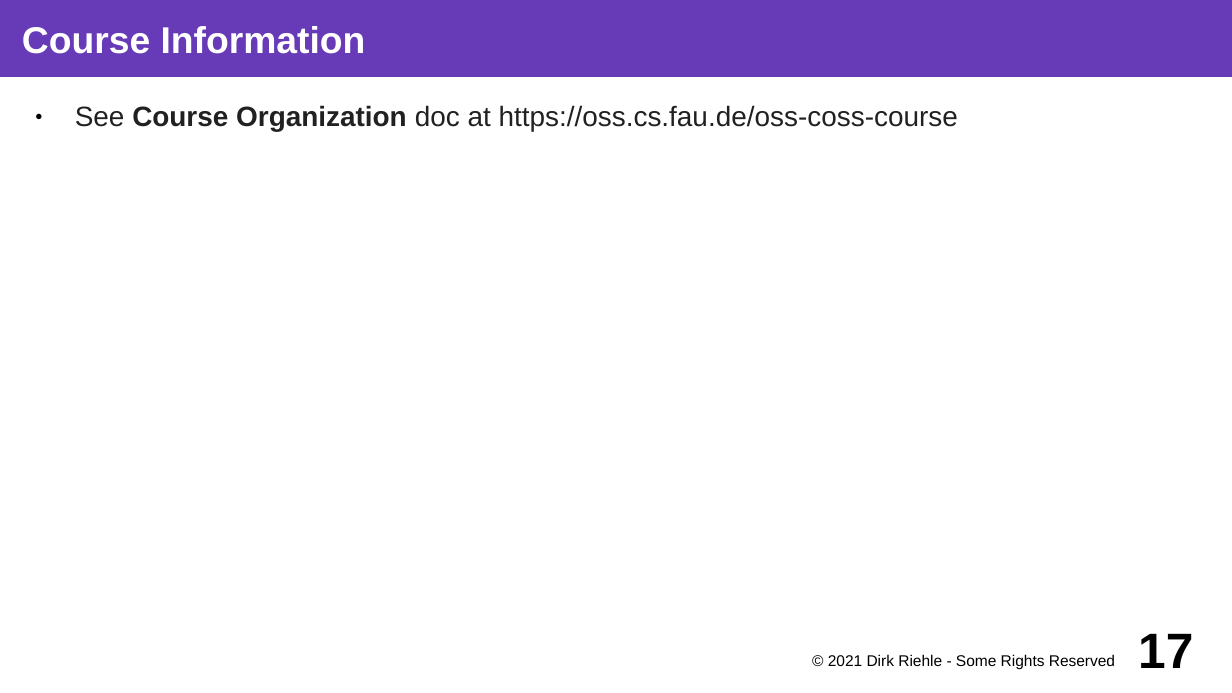
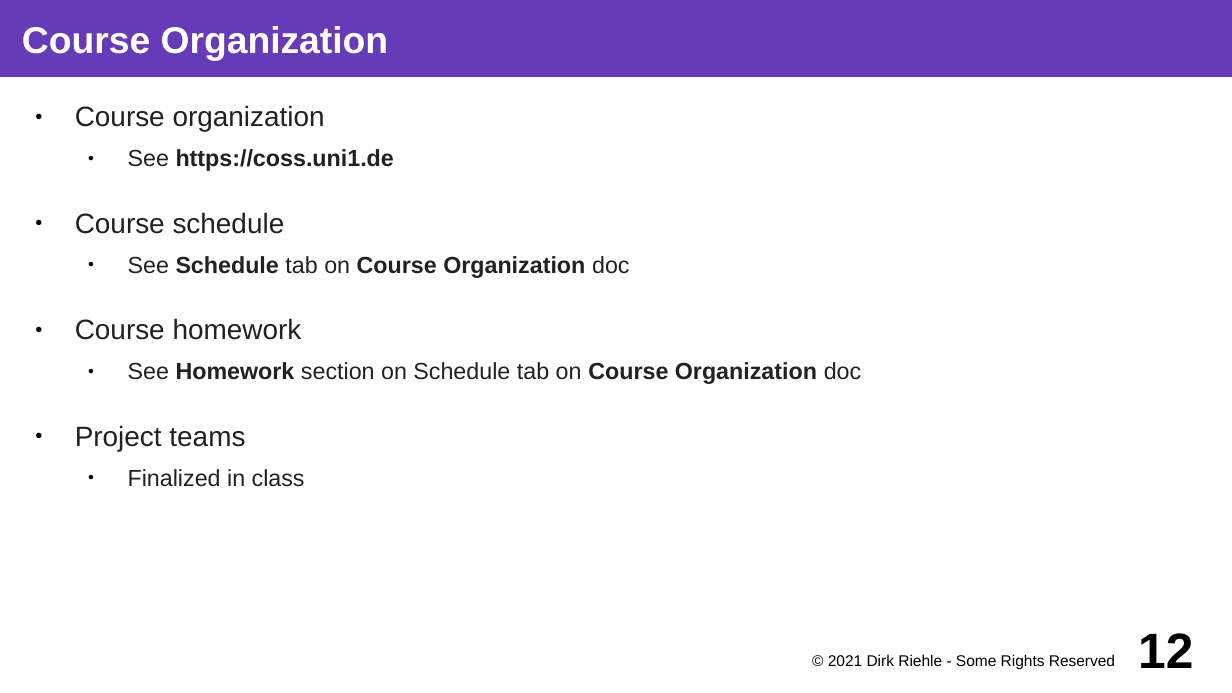
Before and after one commit to dirkriehle/coss-course, a slide deck: slide 12 of Lecture slides/COSS A01 - Course Introduction.odp (slide 17 before the commit). Drawn at 1232x693 pixels with LibreOffice and Linux fonts; fonts in the diff are those of the drawing. Boxes give left, top, right and bottom in pixels: in the first picture for what was removed or moved away, otherwise in the second. Text is boxed around its words. In the diff, an @@ line names an element or a change of style, - is before the commit and + after.

```diff
--- a/Lecture slides/COSS A01 - Course Introduction.odp
+++ b/Lecture slides/COSS A01 - Course Introduction.odp
@@ title at (22, 26, 389, 61): text changed @@
-Course Information
+Course Organization
@@ text at (75, 105, 862, 487): text changed; size 18 to 15 pt @@
-● See Course Organization doc at https://oss.cs.fau.de/oss-coss-course
+● Course organization
+  ● See https://coss.uni1.de
+● Course schedule
+  ● See Schedule tab on Course Organization doc
+● Course homework
+  ● See Homework section on Schedule tab on Course Organization doc
+● Project teams
+  ● Finalized in class
@@ page number at (1138, 633, 1193, 668): text changed @@
-17
+12
```
Also in this commit, not shown: 7 other slides changed, 9 other files.
